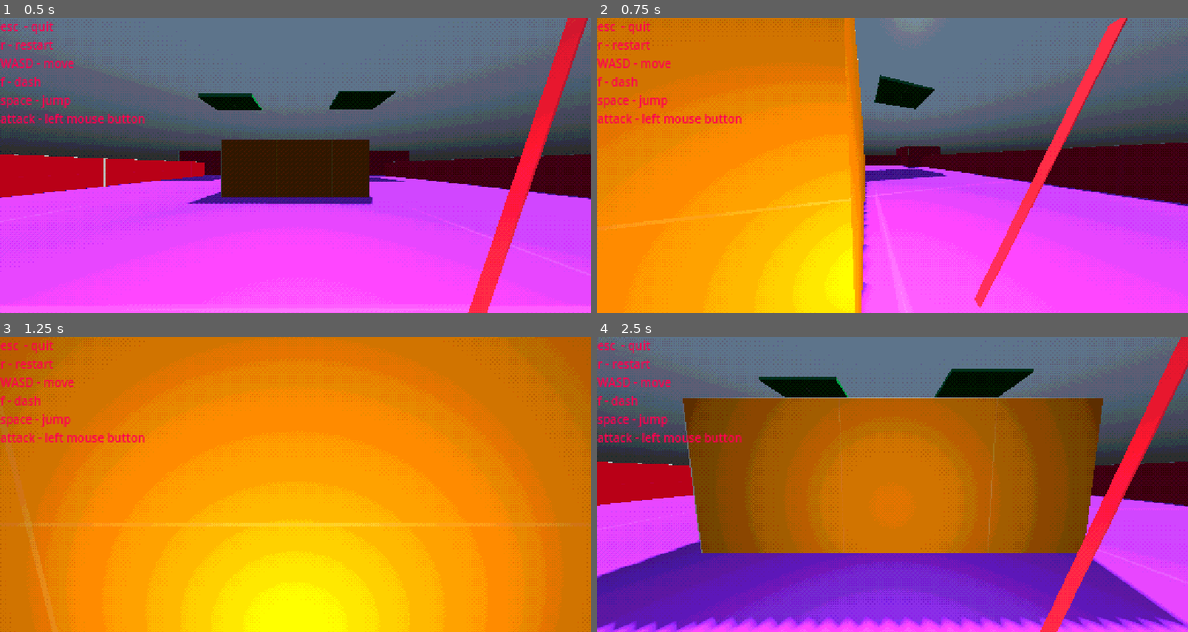
Above: before the commit, frames 1-4 (two rows, left to right).
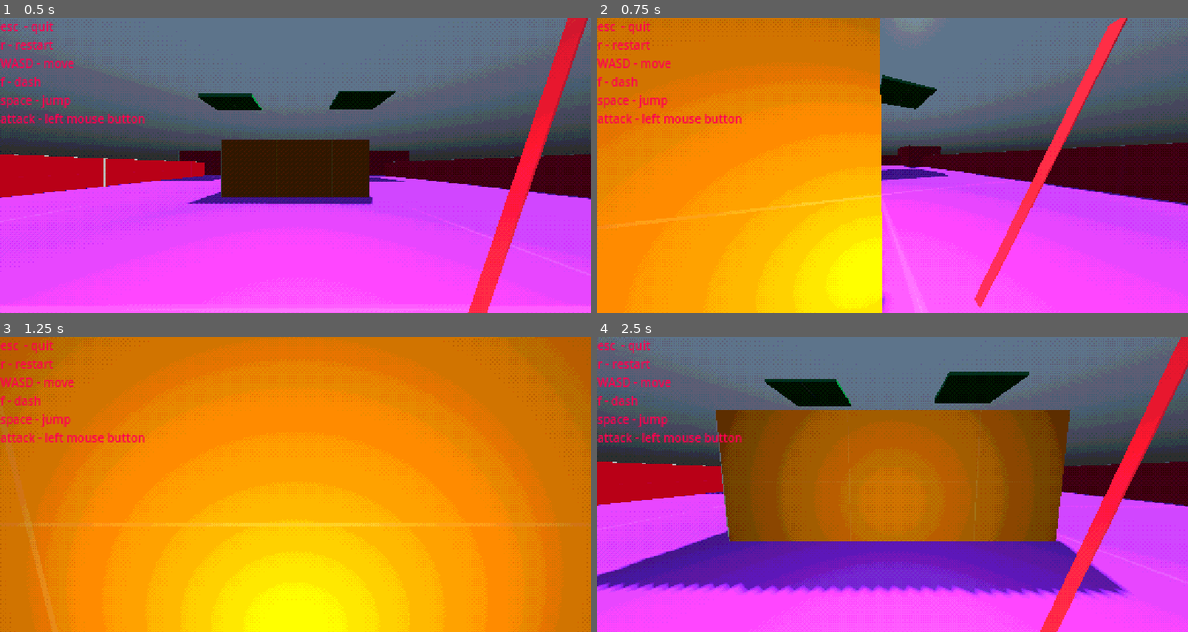
Above: after the commit, the same moments.

Repository: aru24sin/Blade
Game: Godot game, scene res://src/world/postprocessing.tscn
The game is run twice, just before and just after one commit, with the same random seed, the same clock (stepped at 60 frames per second) and the same inputs. The engine's default icon, where the game draws it, is replaced by a stand-in: a white triangle on a blue panel in a dark square.
Inputs (mouse positions are in pixels of both pictures, inside the frame that each line leads up to):
- Up to frame 1 (0.5 s): no input
- Up to frame 2 (0.75 s): tap Enter at 0.5 s; move the mouse to (922, 165) at 0.52 s; hold Up (ui_up) from 0.53 s (still down); tap F (f) at 0.6 s
- Up to frame 3 (1.25 s): keep holding Up (ui_up); tap R (r) at 0.8 s
- Up to frame 4 (2.5 s): keep holding Up (ui_up); move the mouse to (862, 484) at 1.27 s; tap R (r) at 1.35, 2.3 s; tap F (f) at 1.55 s; move the mouse to (904, 478) at 2.02 s; click (904, 478) at 2.1 s

Frame 1 is identical in both runs. In frame 2, 4.8% of the frame differs, in the area x 29-100%, y 0-100%; in frame 3, less than 0.1%; in frame 4, 24%, in the area x 0-100%, y 10-100%.

Commit message:
Decrease player speed

Diff:
--- a/src/player/player3d.gd
+++ b/src/player/player3d.gd
@@ -5,7 +5,7 @@
 @export var health := 100.0
 @export var MOUSE_SENS := 0.010
 @export var gravity := -0.7
-@export var speed := 28
+@export var speed := 25
 @export var angForCamToLearpTo := 0.0
 @export var XangForCamToLearpTo := 0.0
 @export var vel := Vector3.ZERO
--- a/src/player/player3d.tscn
+++ b/src/player/player3d.tscn
@@ -175,7 +175,7 @@
 target_position = Vector3(0, 0, -1)
 
 [node name="CSGMesh3D" type="CSGMesh3D" parent="head"]
-transform = Transform3D(0.00814697, 0.562681, -0.00308756, -0.00233898, 1.97346, -0.000647482, 0.000498825, 0.0636216, 0.047391, 0.981446, 0.466701, -0.618038)
+transform = Transform3D(0.00814697, 0.56268, -0.00308756, -0.00233898, 1.97346, -0.000647482, 0.000498825, 0.0636215, 0.047391, 0.981446, 0.466701, -0.618038)
 mesh = SubResource("BoxMesh_ex6p7")
 material = SubResource("StandardMaterial3D_hhxvi")
 
